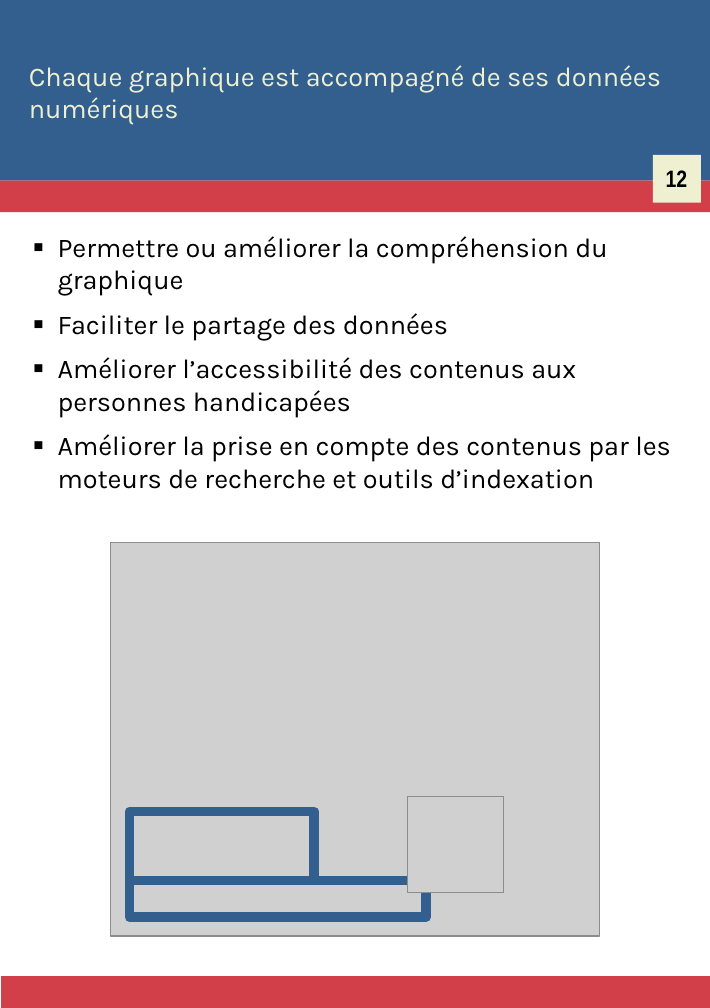
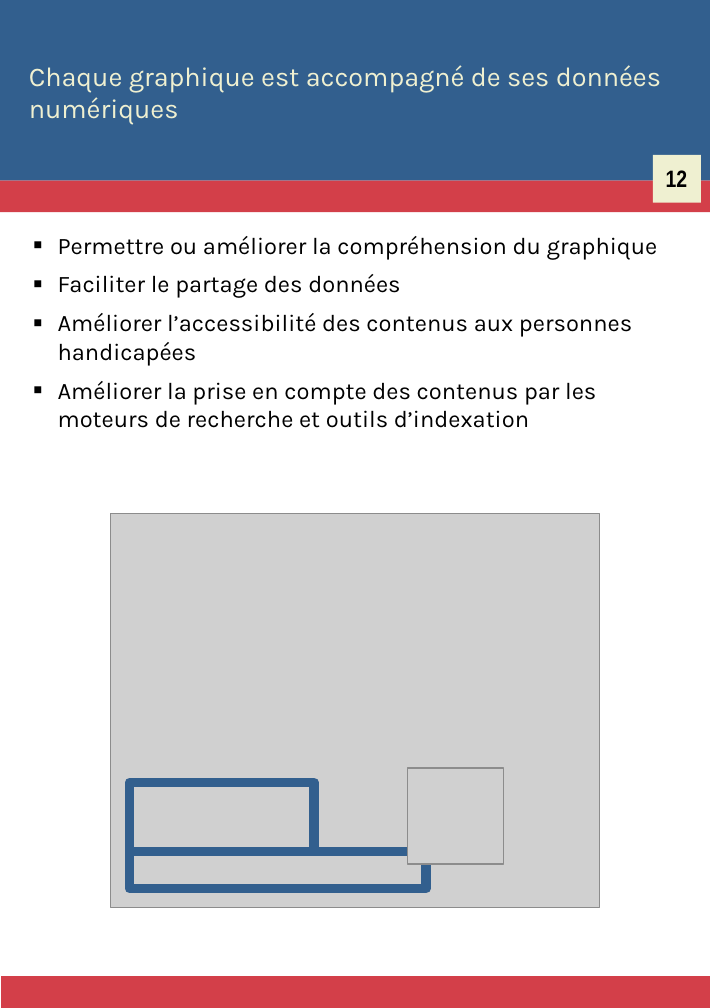
Before and after one commit to Zigazou/bonnes-pratiques-illustrees, a slide deck: slide 15 of bonnes-pratiques.odp. Drawn at 710x1008 pixels with LibreOffice and Linux fonts; fonts in the diff are those of the drawing; grey boxes stand for pictures. Boxes give left, top, right and bottom in pixels: in the first picture for what was removed or moved away, otherwise in the second. Text is boxed around its words. In the diff, an @@ line names an element or a change of style, - is before the commit and + after.

```diff
--- a/bonnes-pratiques.odp
+++ b/bonnes-pratiques.odp
@@ text "Permettre ou améliorer la compréhension ..." at bbox=[58, 236, 658, 428]: size 16 to 14 pt @@
@@ 2 pictures, 2 rectangles: place and size @@
-2 pictures, 2 rectangles at bbox=[110, 542, 599, 935]
+2 pictures, 2 rectangles at bbox=[110, 513, 599, 906]
```
Also in this commit, not shown: 60 other slides changed, 180 slides added, 1 slide removed, 14 other files.
